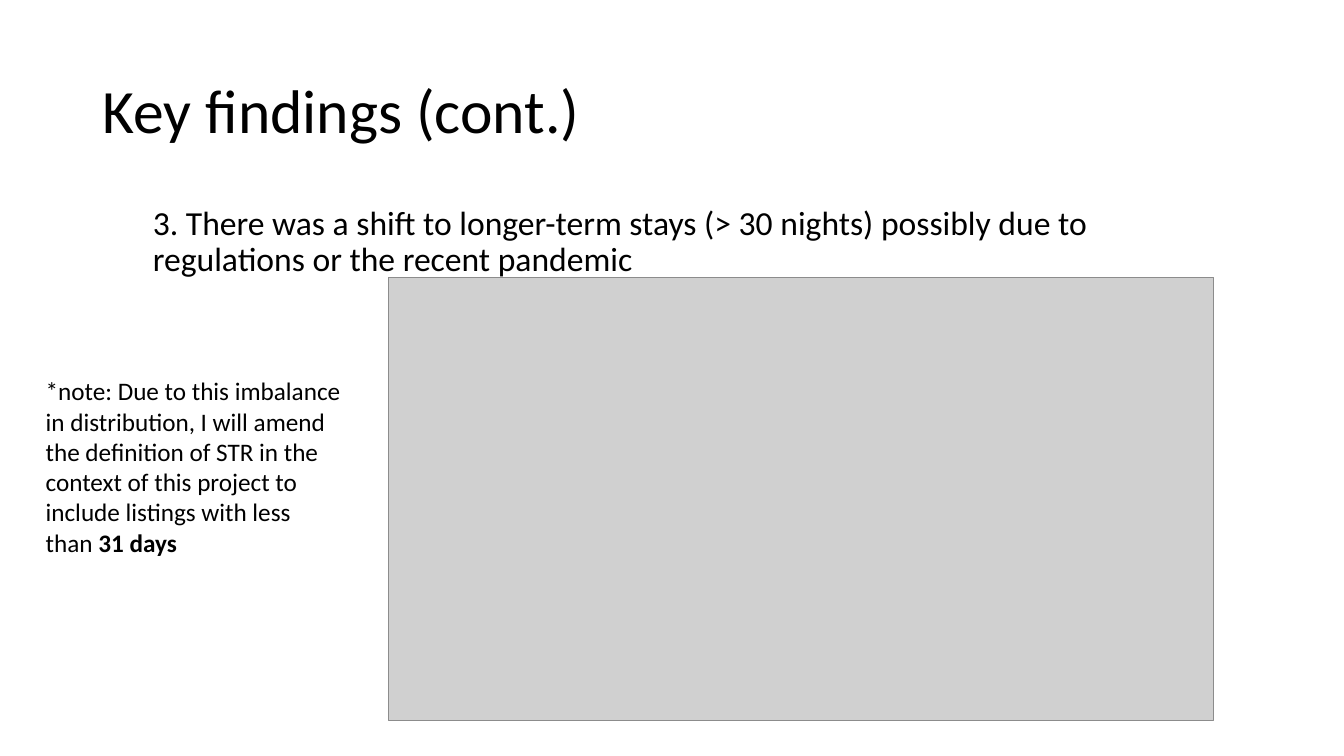
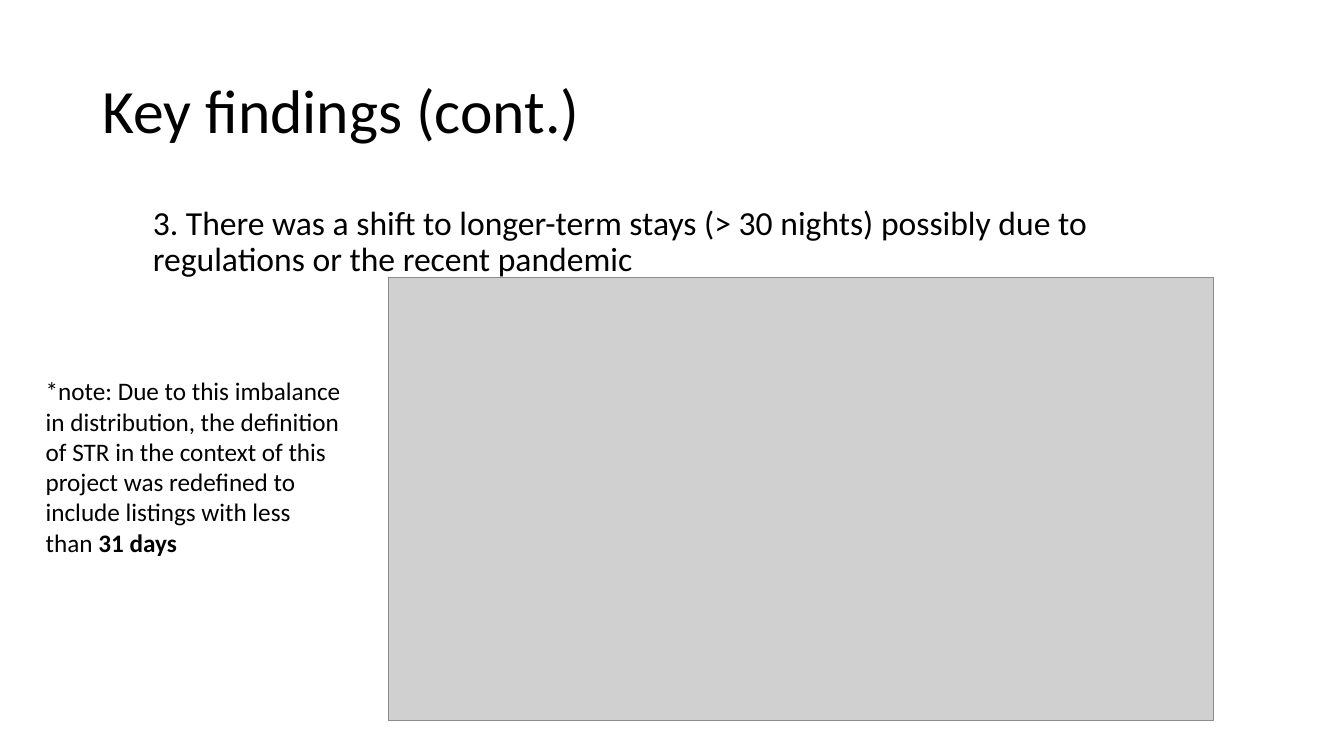
Before and after one commit to n-altawam/Sprinboard, a slide deck: slide 10 of Capstone 2/Report Files/Capstone 2 Presentation.pptx (slide 9 before the commit). Drawn at 1344x756 pixels with LibreOffice and Linux fonts; fonts in the diff are those of the drawing; grey boxes stand for pictures. Boxes give left, top, right and bottom in pixels: in the first picture for what was removed or moved away, otherwise in the second. Text is boxed around its words. In the diff, an @@ line names an element or a change of style, - is before the commit and + after.

```diff
--- a/Capstone 2/Report Files/Capstone 2 Presentation.pptx
+++ b/Capstone 2/Report Files/Capstone 2 Presentation.pptx
@@ text at (46,382,340,556): text changed @@
-*note: Due to this imbalance in distribution, I will amend the definition of STR in the context of this project to include listings with less than 31 days
+*note: Due to this imbalance in distribution, the definition of STR in the context of this project was redefined to include listings with less than 31 days
```
Also in this commit, not shown: 5 other slides changed, 1 slide added, 9 other files.
